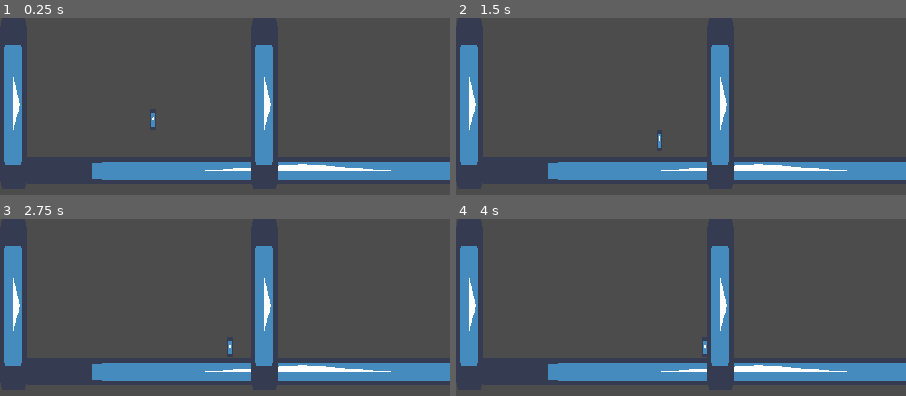
Above: before the commit, frames 1-4 (two rows, left to right).
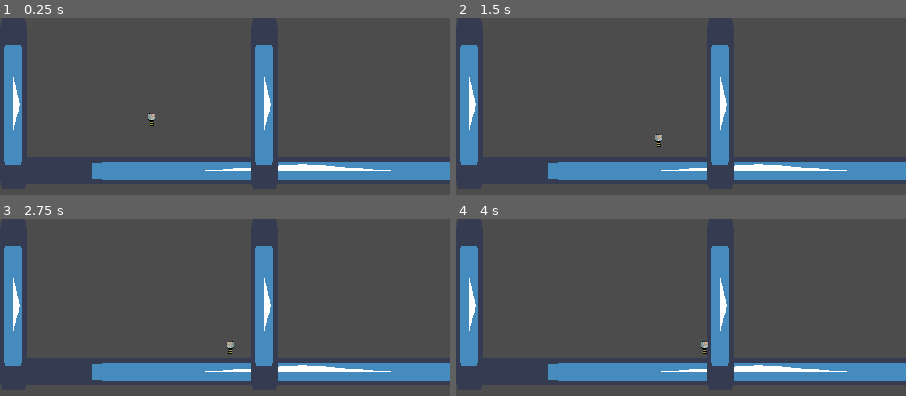
Above: after the commit, the same moments.

Repository: bruhrator420/MAD-Game-Jam-Project
Game: Godot game, scene res://Scenes/Level.tscn
Same seed, same stepped clock (60 frames per second), same inputs: the game is played once before the commit and once after it. The project has no main scene, so this scene is started directly. The engine's default icon, where the game draws it, is replaced by a stand-in: a white triangle on a blue panel in a dark square.
Inputs:
- Up to frame 1 (0.25 s): no input
- Up to frame 2 (1.5 s): tap Enter at 0.5 s; hold Right (ui_right) from 0.53 s (still down); tap Space (jump) at 0.77, 1.25 s
- Up to frame 3 (2.75 s): tap Space (jump) at 1.52 s; tap Enter at 2 s; release Right (ui_right) at 2.03 s; hold Left (ui_left) from 2.03 s (still down)
- Up to frame 4 (4 s): release Left (ui_left) at 2.78 s; hold Right (ui_right) from 2.78 s (still down); tap Space (jump) at 3.02, 3.5, 3.77 s

The runs differ from the first frame. In frame 1, 0.1% of the frame differs, in the area x 32-35%, y 53-62%; in frame 2, less than 0.1%; in frame 3, less than 0.1%; in frame 4, less than 0.1%.

Commit message:
Add player spritesheet

Diff:
--- a/Project/Scenes/Player.tscn
+++ b/Project/Scenes/Player.tscn
@@ -1,7 +1,44 @@
-[gd_scene load_steps=4 format=2]
+[gd_scene load_steps=11 format=2]
 
-[ext_resource path="res://icon.png" type="Texture" id=1]
+[ext_resource path="res://Assets/Sprites/Player.png" type="Texture" id=1]
 [ext_resource path="res://Scripts/Player.gd" type="Script" id=2]
+
+[sub_resource type="AtlasTexture" id=3]
+atlas = ExtResource( 1 )
+region = Rect2( 0, 32, 21, 32 )
+
+[sub_resource type="AtlasTexture" id=4]
+atlas = ExtResource( 1 )
+region = Rect2( 21, 32, 21, 32 )
+
+[sub_resource type="AtlasTexture" id=5]
+atlas = ExtResource( 1 )
+region = Rect2( 42, 32, 21, 32 )
+
+[sub_resource type="AtlasTexture" id=6]
+atlas = ExtResource( 1 )
+region = Rect2( 0, 0, 21, 32 )
+
+[sub_resource type="AtlasTexture" id=7]
+atlas = ExtResource( 1 )
+region = Rect2( 21, 0, 21, 32 )
+
+[sub_resource type="AtlasTexture" id=8]
+atlas = ExtResource( 1 )
+region = Rect2( 42, 0, 21, 32 )
+
+[sub_resource type="SpriteFrames" id=2]
+animations = [ {
+"frames": [ SubResource( 3 ), SubResource( 4 ), SubResource( 5 ) ],
+"loop": true,
+"name": "default",
+"speed": 5.0
+}, {
+"frames": [ SubResource( 6 ), SubResource( 7 ), SubResource( 8 ) ],
+"loop": true,
+"name": "attack",
+"speed": 5.0
+} ]
 
 [sub_resource type="CapsuleShape2D" id=1]
 radius = 5.0
@@ -10,10 +47,10 @@
 [node name="KinematicBody2D" type="KinematicBody2D"]
 script = ExtResource( 2 )
 
-[node name="Sprite" type="Sprite" parent="."]
-scale = Vector2( 0.199219, 0.775989 )
-texture = ExtResource( 1 )
+[node name="Sprite" type="AnimatedSprite" parent="."]
+frames = SubResource( 2 )
+animation = "attack"
 
 [node name="CollisionShape2D" type="CollisionShape2D" parent="."]
-position = Vector2( 0, 4 )
+position = Vector2( -2, 3 )
 shape = SubResource( 1 )
Binary file added: Project/Assets/Sprites/Player.png
